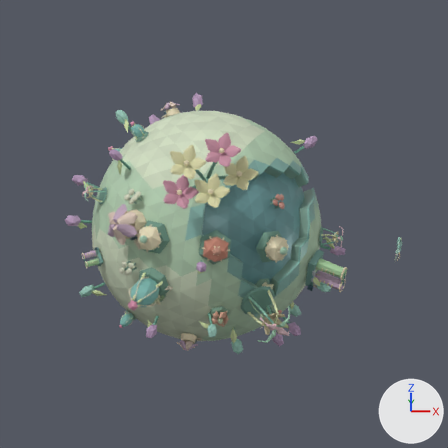
One commit to the Blender file assets/blender/s5.blend: the scene before it, then after it.
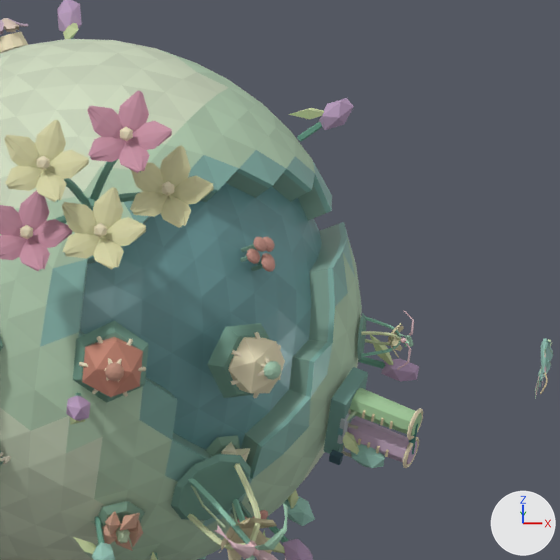
There are two pictures of each version: one from the file's camera 'Camera • portrait', one close up on the part from 38% to 90% of the width and 21% to 74% of the height. The lights are fixed; the arrows at lower right show +X, +Y and +Z. The first two pictures are the older version.

Before the edit, the objects in view are built like this:
```python
me_landmark_synthesis = bpy.data.meshes.new('Landmark_synthesis')
me_landmark_synthesis.from_pydata(...)  # 354 vertices, 636 faces; spans x -0.102..0.117, y -0.11..0.075, z 0.0..0.24
me_landmark_synthesis.materials.append(mat_janus___mineral_and_painted_surfaces)
me_terrain = bpy.data.meshes.new('Terrain')
me_terrain.from_pydata(...)  # 802 vertices, 1600 faces; spans x -1.03..1.04, y -1.03..1.03, z -1.04..1.05
# faces by material slot: [949, 651]
me_terrain.materials.append(mat_janus___mineral_and_painted_surfaces)
me_terrain.materials.append(mat_janus___faceted_water)
ob_instance___desktop___landmark_synthesis = bpy.data.objects.new('Instance • desktop • Landmark_synthesis', None)
ob_instance___desktop___landmark_synthesis.parent = ob_earth___s5
ob_instance___desktop___landmark_synthesis.location = (0.941, -0.4, -0.18)
ob_instance___desktop___landmark_synthesis.rotation_euler = (1.995, 1.135, 1.558)  # degrees (114, 65, 89)
ob_instance___desktop___landmark_synthesis.scale = (1.38, 1.38, 1.38)
ob_instance___landmark_synthesis___foundation = bpy.data.objects.new('Instance • Landmark_synthesis • foundation', me_landmark_synthesis)
ob_instance___landmark_synthesis___foundation.parent = ob_instance___desktop___landmark_synthesis
ob_instance___landmark_synthesis___foundation.location = (0.0, 0.0, 0.0)
_m = ob_instance___landmark_synthesis___foundation.modifiers.new('Janus selective edge finishing', 'BEVEL')
_m.width = 0.0009
_m.width_pct = 0.0009
_m.limit_method = 'WEIGHT'
ob_instance___terrain___foundation = bpy.data.objects.new('Instance • Terrain • foundation', me_terrain)
ob_instance___terrain___foundation.parent = ob_instance___desktop___terrain
ob_instance___terrain___foundation.location = (0.0, 0.0, 0.0)
# also in view: 'Instance • Structures • foundation' at (-0.01, -0.12, 0.05); 'Instance • Landmark_bio-arch • foundation' at (0.53, -0.98, -0.51)
```
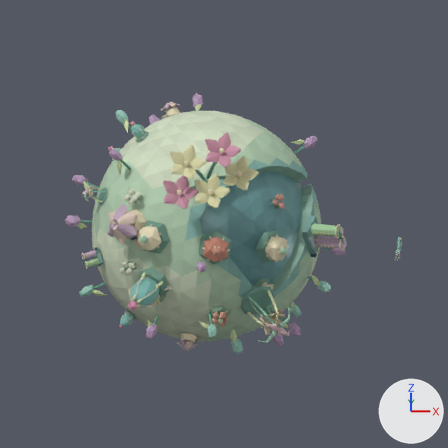
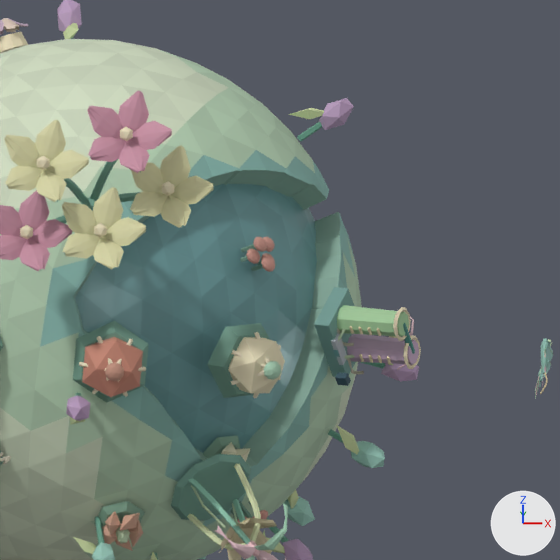
ob_instance___desktop___landmark_synthesis is not drawn itself; it is the parent of ob_instance___finish_s5_landmark_synthesis_culture_retrieval_tray, ob_instance___finish_s5_landmark_synthesis_service_cradle_readout, ob_instance___finish_s5_landmark_synthesis_vessel_feed_port, ob_instance___finish_s5_landmark_synthesis_vessel_feed_port_001, ob_instance___landmark_synthesis___foundation.

Boxes [x1, y1, x2, y2] around the edits, measured in the close-ups (560 x 560 px; the box of a moved part takes in the faces that stretch with it):
'Instance • Landmark_synthesis • foundation', moved, turned
    before: [324, 367, 423, 468]
    after: [314, 287, 421, 386]
'Instance • Finish_s5_Landmark_synthesis_culture_retrieval_tray', moved, turned
    before: [337, 414, 350, 444]
    after: [331, 334, 347, 365]
'Instance • Finish_s5_Landmark_synthesis_vessel_feed_port', moved, turned
    before: [347, 411, 357, 421]
    after: [338, 328, 345, 341]
'Instance • Finish_s5_Landmark_synthesis_service_cradle_readout', moved, turned
    before: [338, 428, 343, 436]
    after: [333, 350, 340, 357]
'Instance • Finish_s5_Landmark_synthesis_vessel_feed_port.001', moved, turned (not visible before)
    after: [344, 355, 355, 359]
part 1 of me_terrain, moved or reshaped
    both: [46, 150, 355, 482]
part 2 of me_terrain, recoloured
    before: [335, 293, 348, 331]

What the commit changed:
me_terrain is used by ob_instance___terrain___foundation; parent ob_instance___desktop___terrain; location (0.0, 0.0, 0.0).
me_terrain had 802 vertices, 1600 faces and spanned x -1.03..1.04, y -1.03..1.03, z -1.04..1.05.
me_terrain now has 904 vertices, 1804 faces and spans x -1.03..1.04, y -1.03..1.03, z -1.04..1.05.
me_terrain part 1: 3 vertices moved from x 0.48..0.89, y -0.45..0.33, z 0.24..0.79 to x 0.4..0.89, y -0.45..0.4, z 0.24..0.85; 157 vertices removed from x -0.13..0.97, y -1.01..1.01, z -0.85..0.85; 259 vertices added at x -0.16..0.99, y -1.02..1.02, z -0.85..0.86.
me_terrain part 2: 2 kept faces spanning x 0.39..0.95, y -0.45..0.4, z 0.12..0.87 get new vertex colours.
Object 'Instance • desktop • Landmark_synthesis' (ob_instance___desktop___landmark_synthesis) moves from (0.941, -0.4, -0.18) to (0.881, -0.509, 0.161).
Object 'Instance • desktop • Landmark_synthesis' (ob_instance___desktop___landmark_synthesis) turns from (114, 65, 89) to (72, 59, 45) degrees about x, y and z.
